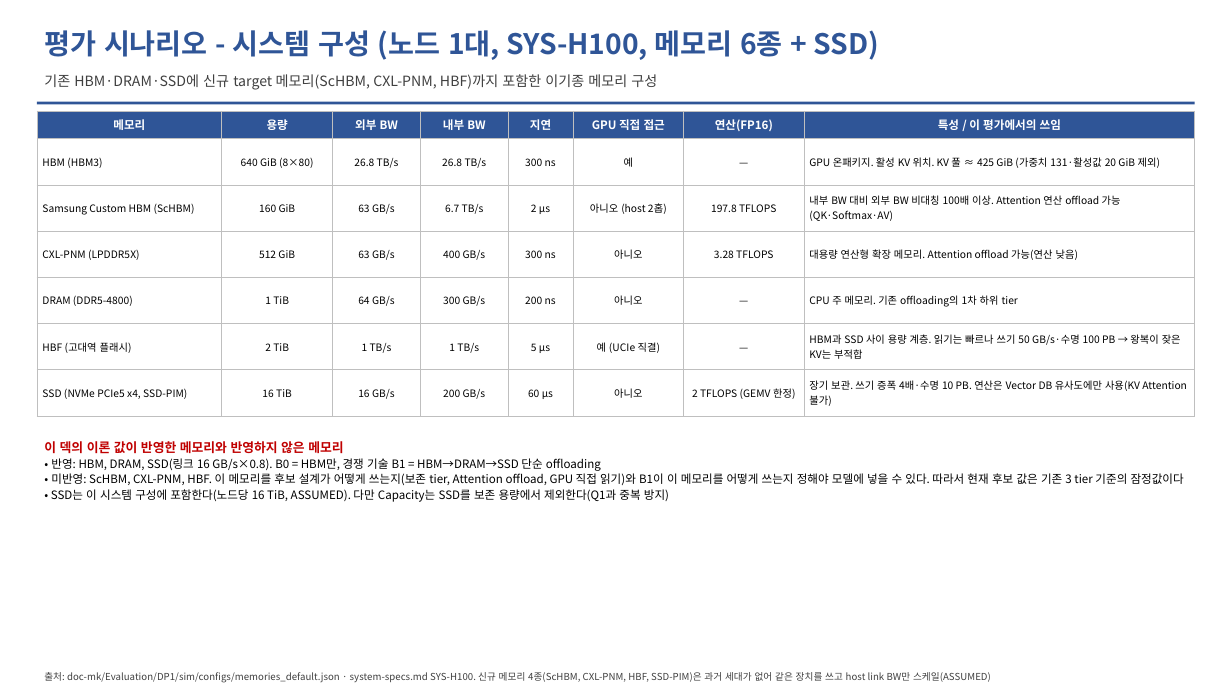
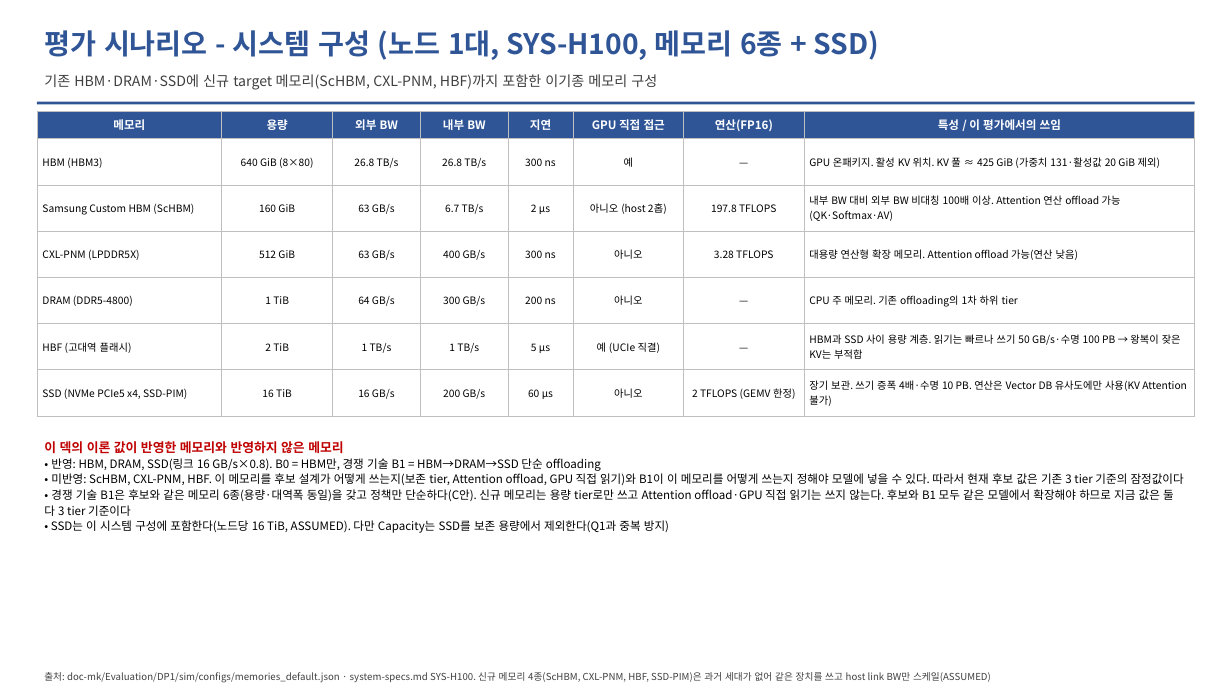
Before and after one commit to mkim0628/vllm, a slide deck: slide 22 of doc-mk/QA-criteria-v4/DP-QA-criteria-v4.pptx. Drawn at 1232x693 pixels with LibreOffice and Linux fonts; fonts in the diff are those of the drawing. Boxes give left, top, right and bottom in pixels: in the first picture for what was removed or moved away, otherwise in the second. Text is boxed around its words. In the diff, an @@ line names an element or a change of style, - is before the commit and + after.

```diff
--- a/doc-mk/QA-criteria-v4/DP-QA-criteria-v4.pptx
+++ b/doc-mk/QA-criteria-v4/DP-QA-criteria-v4.pptx
@@ text at [44,489,1174,516]: paragraph added @@
+• 경쟁 기술 B1은 후보와 같은 메모리 6종(용량·대역폭 동일)을 갖고 정책만 단순하다(C안). 신규 메모리는 용량 tier로만 쓰고 Attention offload·GPU 직접 읽기는 쓰지 않는다. 후보와 B1 모두 같은 모델에서 확장해야 하므로 지금 값은 둘 다 3 tier 기준이다
```
Also in this commit, not shown: 3 other slides changed, 3 other files.
